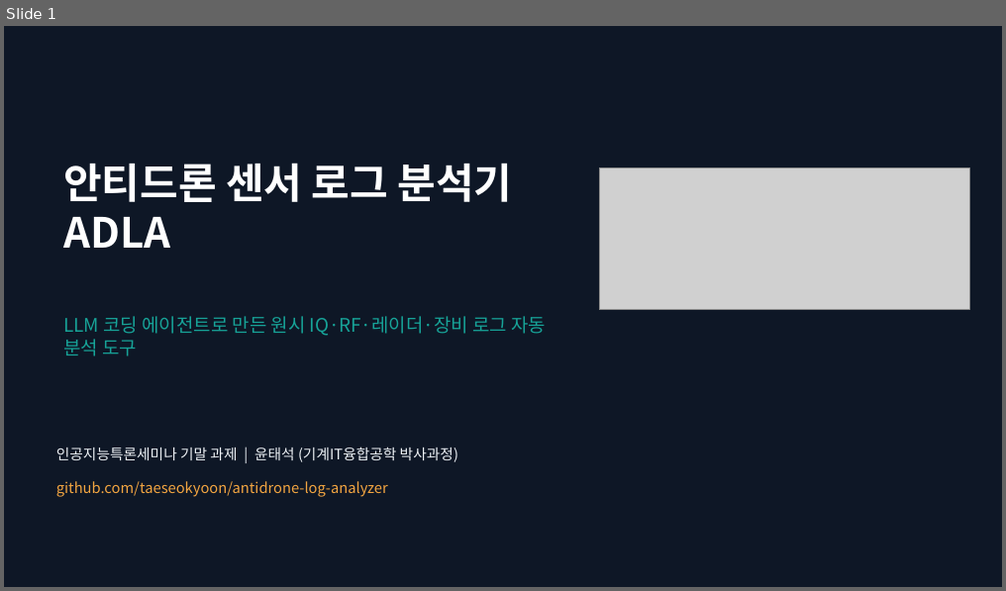
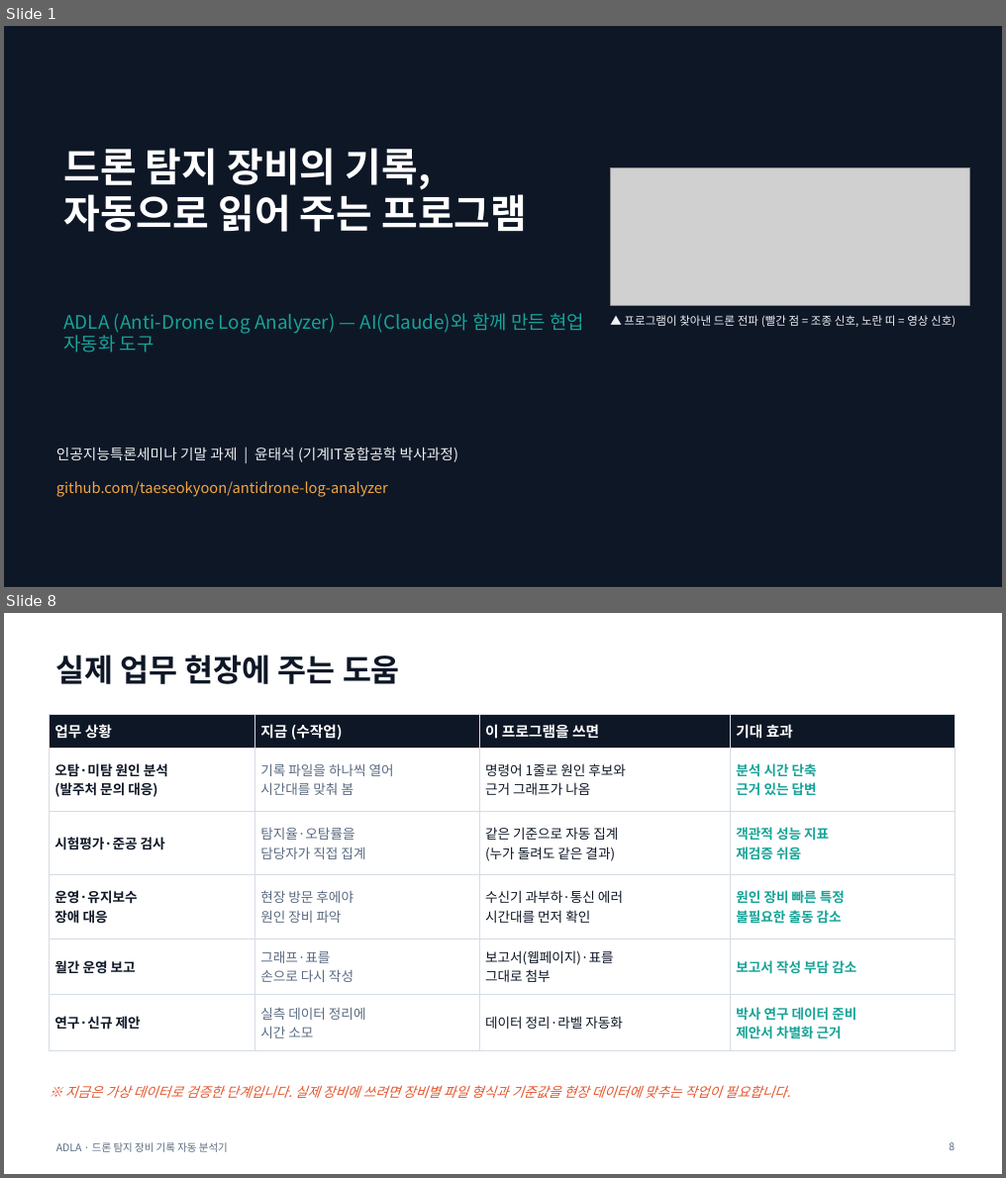
Before and after one commit to taeseokyoon/antidrone-log-analyzer, a slide deck: docs/ADLA_presentation.pptx. Shown one above the other, each under a label of ours: slide 1 before the commit, slides 1 and 8 after it; the slides between them are not shown. The pictures are 1006x591 and 1006x1178 pixels, drawn with LibreOffice and Linux fonts; fonts in the diff are those of the drawing; grey boxes stand for pictures. Boxes give left, top, right and bottom in pixels: in the first picture for what was removed or moved away, otherwise in the second. Text is boxed around its words. In the diff, an @@ line names an element or a change of style, - is before the commit and + after.

```diff
--- a/docs/ADLA_presentation.pptx
+++ b/docs/ADLA_presentation.pptx
@@ slide 8 added at <box>4,613,1002,1174</box>, background #FFFFFF @@
@@ title added at <box>56,655,400,684</box>, 30 pt, text #0E1726, bold @@
+실제 업무 현장에 주는 도움
@@ table added at <box>49,714,954,1044</box>, 6 rows, 4 columns @@
+업무 상황 | 지금 (수작업) | 이 프로그램을 쓰면 | 기대 효과
+오탐·미탐 원인 분석 / (발주처 문의 대응) | 기록 파일을 하나씩 열어 / 시간대를 맞춰 봄 | 명령어 1줄로 원인 후보와 / 근거 그래프가 나옴 | 분석 시간 단축 / 근거 있는 답변
+시험평가·준공 검사 | 탐지율·오탐률을 / 담당자가 직접 집계 | 같은 기준으로 자동 집계 / (누가 돌려도 같은 결과) | 객관적 성능 지표 / 재검증 쉬움
+운영·유지보수 / 장애 대응 | 현장 방문 후에야 / 원인 장비 파악 | 수신기 과부하·통신 에러 / 시간대를 먼저 확인 | 원인 장비 빠른 특정 / 불필요한 출동 감소
+월간 운영 보고 | 그래프·표를 / 손으로 다시 작성 | 보고서(웹페이지)·표를 / 그대로 첨부 | 보고서 작성 부담 감소
+연구·신규 제안 | 실측 데이터 정리에 / 시간 소모 | 데이터 정리·라벨 자동화 | 박사 연구 데이터 준비 / 제안서 차별화 근거
@@ text added at <box>65,1085,790,1098</box>, 13 pt, text #E4572E, italic @@
+※ 지금은 가상 데이터로 검증한 단계입니다. 실제 장비에 쓰려면 장비별 파일 형식과 기준값을 현장 데이터에 맞추는 작업이 필요합니다.
@@ text added at <box>56,1143,228,1153</box>, 10 pt, text #5B6B82 @@
+ADLA · 드론 탐지 장비 기록 자동 분석기
@@ page number added at <box>948,1143,954,1151</box>, 10 pt, text #5B6B82 @@
+8
@@ slide 1 changed as well @@
@@ title at <box>63,148,527,232</box>: text changed; size 40 to 38 pt @@
-안티드론 센서 로그 분석기
-ADLA
+드론 탐지 장비의 기록,
+자동으로 읽어 주는 프로그램
@@ picture: place and size @@
-picture at <box>599,169,969,310</box>
+picture at <box>611,169,969,305</box>
@@ text at <box>63,313,584,353</box>: text changed @@
-LLM 코딩 에이전트로 만든 원시 IQ·RF·레이더·장비 로그 자동 분석 도구
+ADLA (Anti-Drone Log Analyzer) — AI(Claude)와 함께 만든 현업 자동화 도구
@@ text added at <box>624,315,955,327</box>, 11 pt, text #EEF2F6 @@
+▲ 프로그램이 찾아낸 드론 전파 (빨간 점 = 조종 신호, 노란 띠 = 영상 신호)
```
Also in this commit, not shown: 8 other slides added, 9 slides removed, 2 other files.
